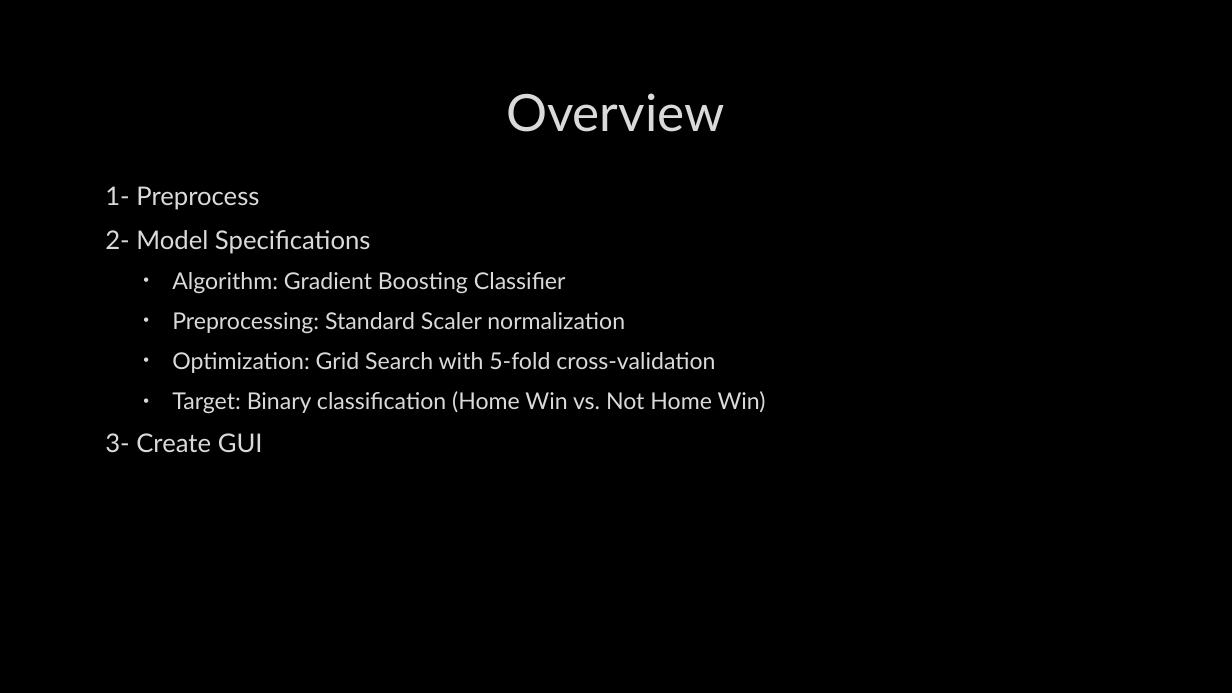
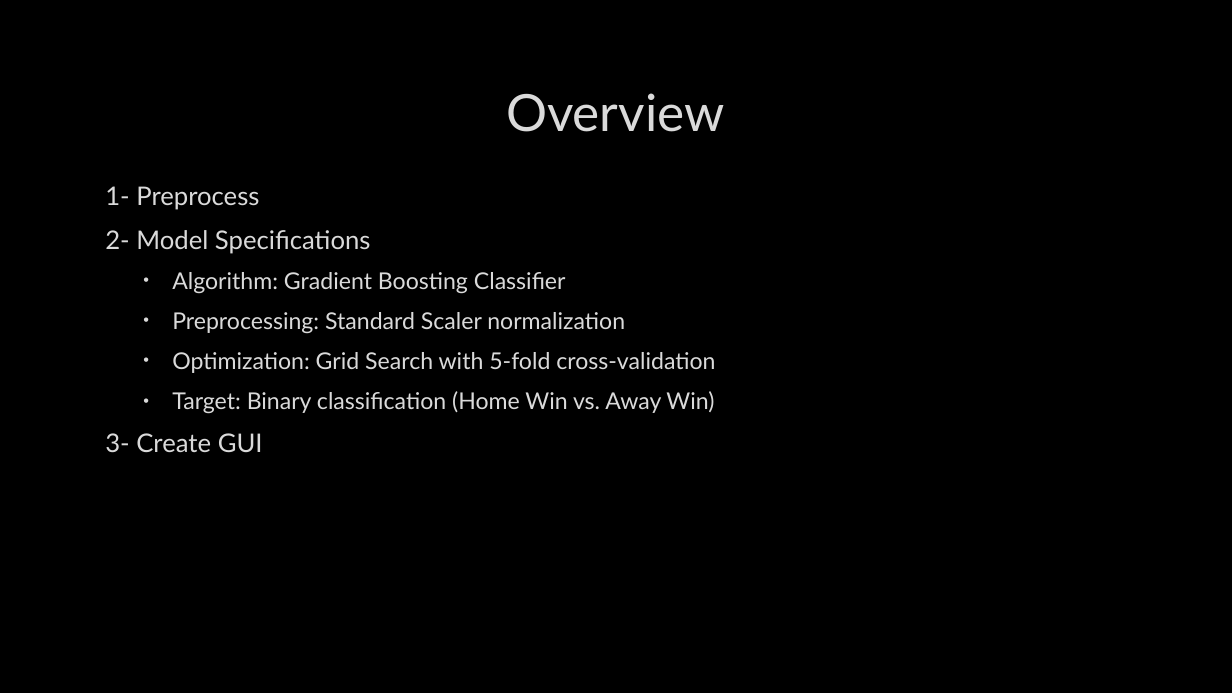
Before and after one commit to itsromen/PremPredictor, a slide deck: slide 1 of presentation.pptx. Drawn at 1232x693 pixels with LibreOffice and Linux fonts; fonts in the diff are those of the drawing; background and template pictures are left out. Boxes give left, top, right and bottom in pixels: in the first picture for what was removed or moved away, otherwise in the second. Text is boxed around its words. In the diff, an @@ line names an element or a change of style, - is before the commit and + after.

Commit message:
Fix result text in overview inside pptx

```diff
--- a/presentation.pptx
+++ b/presentation.pptx
@@ text at (x1=172, y1=391, x2=714, y2=414): text changed @@
-  • Target: Binary classification (Home Win vs. Not Home Win)
+  • Target: Binary classification (Home Win vs. Away Win)
```
